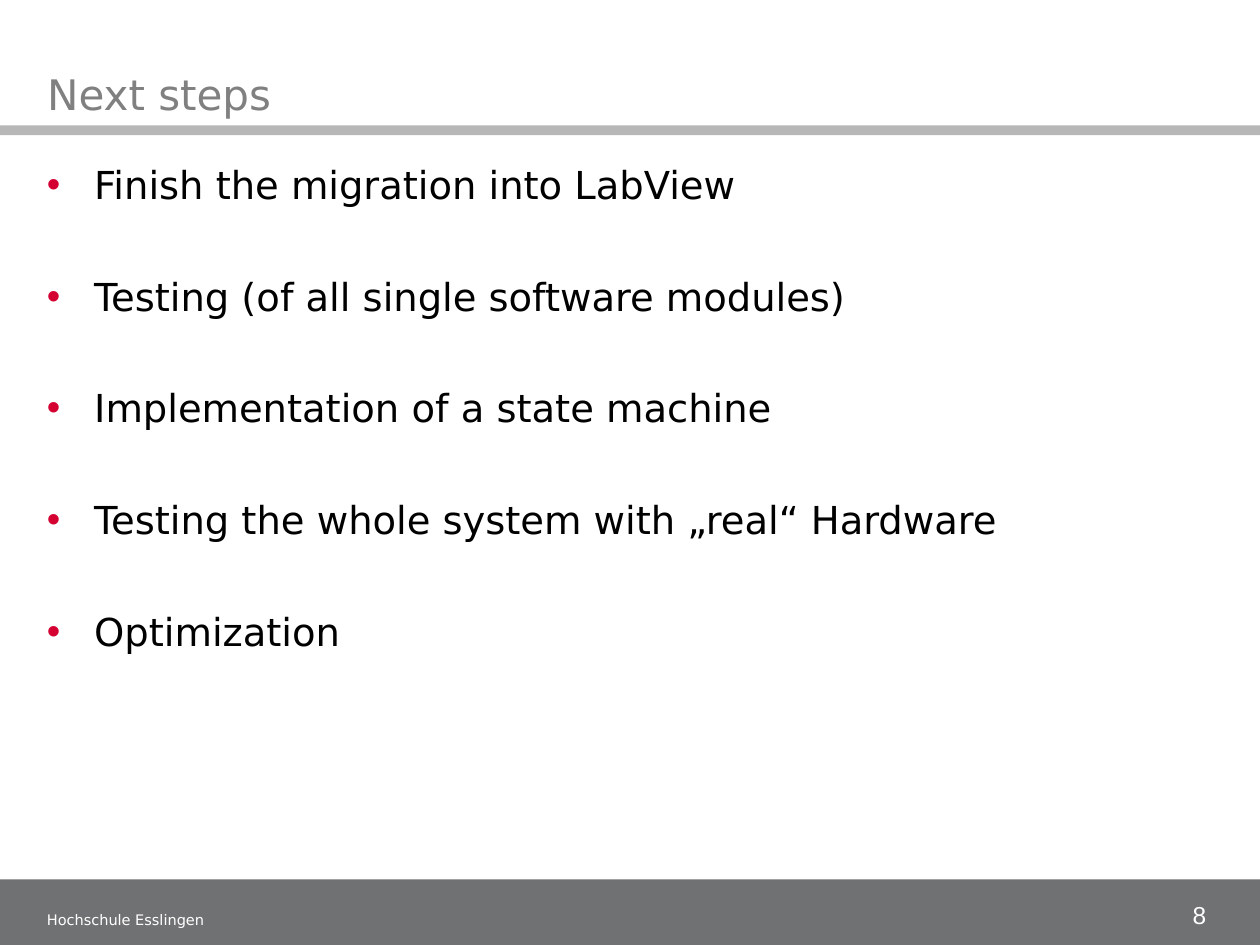
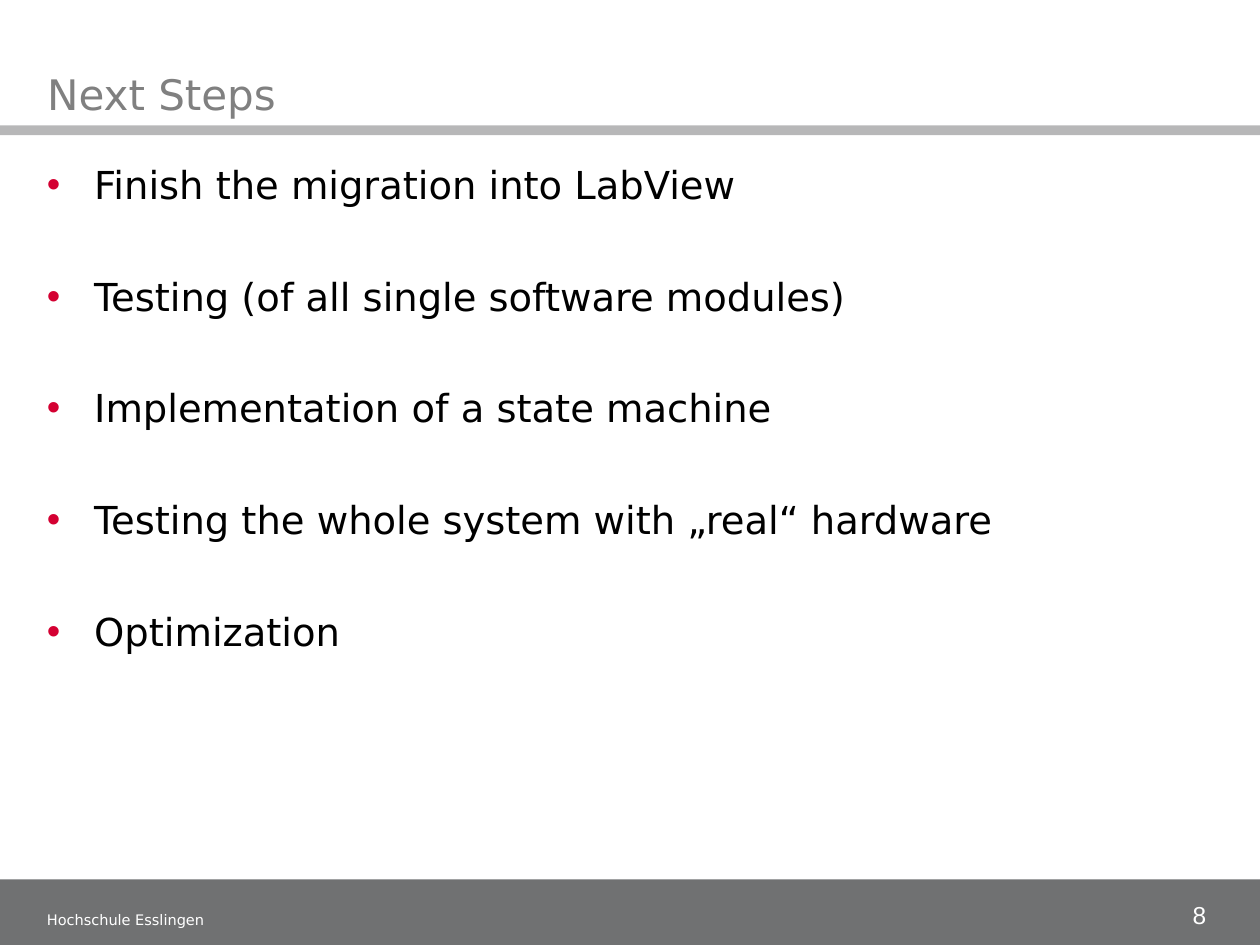
Before and after one commit to illogicdev/magneto, a slide deck: slide 8 of doku/50_Midtermpresentation/Midterm presentation_1.ppt. Drawn at 1260x945 pixels with LibreOffice and Linux fonts; fonts in the diff are those of the drawing; background and template pictures are left out. Boxes give left, top, right and bottom in pixels: in the first picture for what was removed or moved away, otherwise in the second. Text is boxed around its words. In the diff, an @@ line names an element or a change of style, - is before the commit and + after.

```diff
--- a/doku/50_Midtermpresentation/Midterm presentation_1.ppt
+++ b/doku/50_Midtermpresentation/Midterm presentation_1.ppt
@@ title at [47,79,275,119]: text changed @@
-Next steps
+Next Steps
@@ text at [94,504,992,542]: text changed @@
-• Testing the whole system with „real“ Hardware
+• Testing the whole system with „real“ hardware
```
Also in this commit, not shown: 6 other slides changed.
